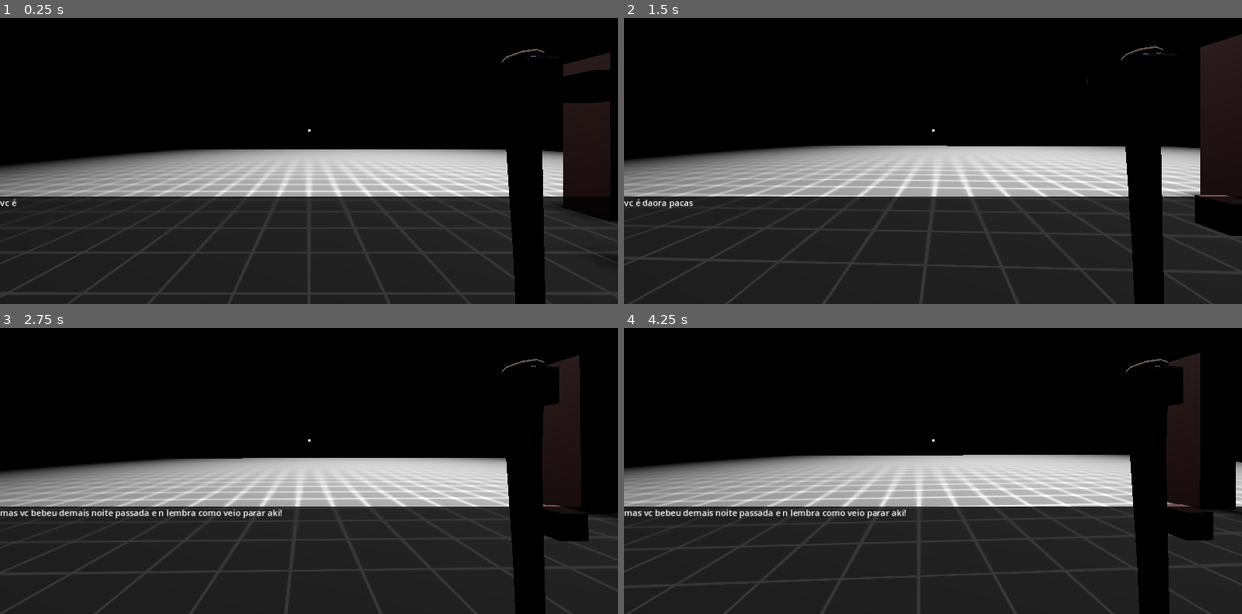
Above: before the commit, frames 1-4 (two rows, left to right).
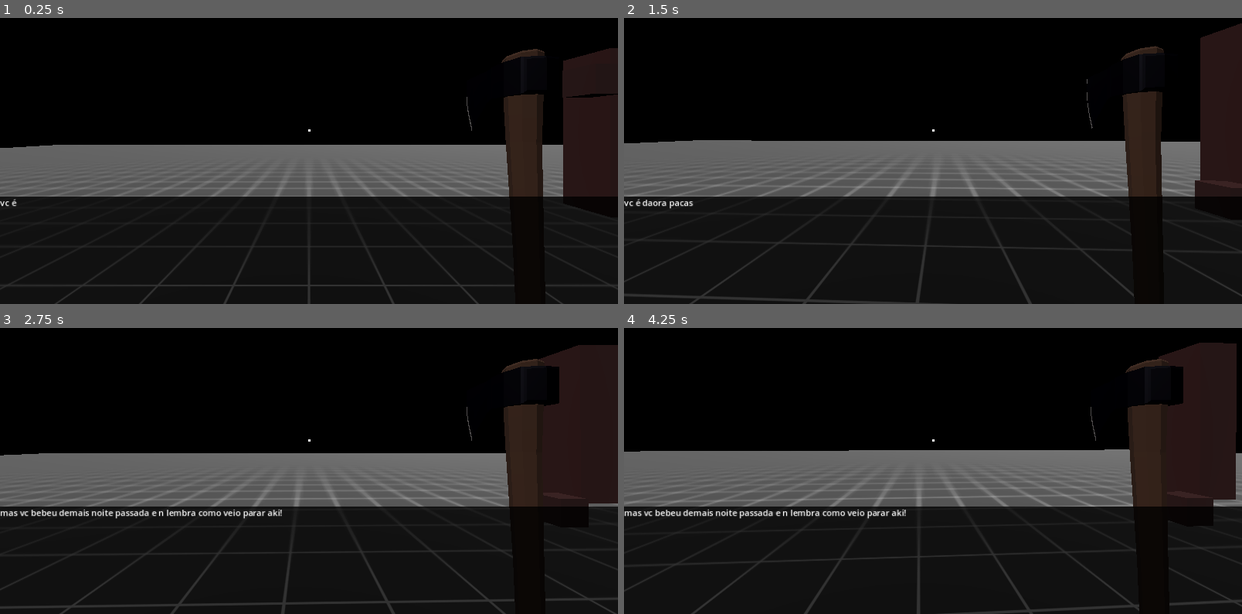
Above: after the commit, the same moments.

Repository: marcotmotta/angler
Game: Godot game, scene res://Main.tscn
Two runs of this game, one before a commit and one after it. Both use one fixed random seed, a clock stepped at 60 frames per second and the inputs below.
Inputs (mouse positions are in pixels of both pictures, inside the frame that each line leads up to):
- Up to frame 1 (0.25 s): no input
- Up to frame 2 (1.5 s): move the mouse to (963, 129) at 0.52 s; tap A (a) at 0.6 s; tap D (d) at 0.8, 1.35 s; move the mouse to (902, 132) at 1.27 s
- Up to frame 3 (2.75 s): tap E (e) at 1.55, 2.1 s; move the mouse to (321, 433) at 2.02 s; tap S (s) at 2.3 s
- Up to frame 4 (4.25 s): move the mouse to (926, 445) at 2.77 s; tap S (s) at 2.85 s; tap W (w) at 3.05, 3.6 s; move the mouse to (976, 445) at 3.52 s; tap A (a) at 3.8 s

The runs differ from the first frame. In frame 1, 23% of the frame differs, in the area x 0-100%, y 10-100%; in frame 2, 23%; in frame 3, 24%; in frame 4, 25%, in the area x 0-100%, y 5-100%.

Commit message:
better proportions

Diff:
--- a/Main.tscn
+++ b/Main.tscn
@@ -21,13 +21,16 @@
 uv1_triplanar = true
 
 [sub_resource type="BoxMesh" id="BoxMesh_f70rp"]
-lightmap_size_hint = Vector2i(504, 266)
+lightmap_size_hint = Vector2i(664, 366)
 material = SubResource("StandardMaterial3D_k6p2m")
 add_uv2 = true
-size = Vector3(50, 1, 50)
+size = Vector3(70, 1, 62)
 
-[sub_resource type="ConvexPolygonShape3D" id="ConvexPolygonShape3D_0tsad"]
-points = PackedVector3Array(-25, -0.5, -25, -25, 0.5, -25, 25, -0.5, -25, -25, -0.5, 25, -25, 0.5, 25, 25, 0.5, -25, 25, -0.5, 25, 25, 0.5, 25)
+[sub_resource type="ConvexPolygonShape3D" id="ConvexPolygonShape3D_f0huf"]
+points = PackedVector3Array(-35, -0.5, -31, -35, 0.5, -31, 35, -0.5, -31, -35, -0.5, 31, -35, 0.5, 31, 35, 0.5, -31, 35, -0.5, 31, 35, 0.5, 31)
+
+[sub_resource type="BoxMesh" id="BoxMesh_sbbik"]
+size = Vector3(2.3, 2.3, 2.3)
 
 [node name="Main" type="Node3D"]
 
@@ -36,9 +39,13 @@
 
 [node name="OmniLight3D" type="OmniLight3D" parent="."]
 transform = Transform3D(1, 0, 0, 0, 1, 0, 0, 0, 1, 5.48515, 43.2726, -11.3437)
+visible = false
 light_energy = 1000.0
 shadow_enabled = true
 omni_range = 50.0
+
+[node name="DirectionalLight3D" type="DirectionalLight3D" parent="."]
+transform = Transform3D(0.604683, 0.62516, -0.493491, 0, 0.619601, 0.784917, 0.796467, -0.474626, 0.374662, 0, 8.8106, 0)
 
 [node name="Floor" type="StaticBody3D" parent="."]
 transform = Transform3D(1, 0, 0, 0, 1, 0, 0, 0, 1, 0, -0.5, 0)
@@ -47,7 +54,11 @@
 mesh = SubResource("BoxMesh_f70rp")
 
 [node name="CollisionShape3D" type="CollisionShape3D" parent="Floor"]
-shape = SubResource("ConvexPolygonShape3D_0tsad")
+shape = SubResource("ConvexPolygonShape3D_f0huf")
+
+[node name="MeshInstance3D2" type="MeshInstance3D" parent="Floor"]
+transform = Transform3D(1, 0, 0, 0, 1, 0, 0, 0, 1, -4.29809, 1.65601, 0)
+mesh = SubResource("BoxMesh_sbbik")
 
 [node name="Player" parent="." instance=ExtResource("1_vcvoh")]
 transform = Transform3D(1, 0, 0, 0, 1, 0, 0, 0, 1, 0, 2.02364, 0)
--- a/Player/Player.tscn
+++ b/Player/Player.tscn
@@ -31,7 +31,7 @@
 "times": PackedFloat32Array(0, 0.5, 1, 1.5, 2),
 "transitions": PackedFloat32Array(1, 1, 1, 1, 1),
 "update": 0,
-"values": [Vector3(0, 0.5, 0), Vector3(0.2, 0.4, 0), Vector3(0, 0.5, 0), Vector3(-0.2, 0.4, 0), Vector3(0, 0.5, 0)]
+"values": [Vector3(0, 0, 0), Vector3(0.2, -0.1, 0), Vector3(0, 0, 0), Vector3(-0.2, -0.1, 0), Vector3(0, 0, 0)]
 }
 
 [sub_resource type="Animation" id="Animation_ko56m"]
@@ -46,7 +46,7 @@
 "times": PackedFloat32Array(0),
 "transitions": PackedFloat32Array(1),
 "update": 0,
-"values": [Vector3(0, 0.5, 0)]
+"values": [Vector3(0, 0, 0)]
 }
 
 [sub_resource type="AnimationLibrary" id="AnimationLibrary_f5tle"]
@@ -57,8 +57,10 @@
 }
 
 [sub_resource type="CapsuleMesh" id="1"]
+height = 1.7
 
-[sub_resource type="CapsuleShape3D" id="3"]
+[sub_resource type="CapsuleShape3D" id="CapsuleShape3D_5mwwn"]
+height = 1.7
 
 [sub_resource type="LabelSettings" id="LabelSettings_88oej"]
 font_size = 25
@@ -69,7 +71,7 @@
 script = ExtResource("1")
 
 [node name="Rotation_Helper" type="Node3D" parent="."]
-transform = Transform3D(1, 0, 0, 0, 1, 0, 0, 0, 1, 0, 0.304832, 0)
+transform = Transform3D(1, 0, 0, 0, 1, 0, 0, 0, 1, 0, 0.7, 0)
 
 [node name="Camera" type="Camera3D" parent="Rotation_Helper"]
 transform = Transform3D(1, 0, 0, 0, 1, 0, 0, 0, 1, 0, 0.5, 0)
@@ -81,21 +83,20 @@
 }
 
 [node name="PickUpRay" type="RayCast3D" parent="Rotation_Helper"]
-transform = Transform3D(1, 0, 0, 0, 1, 0, 0, 0, 1, 0, 0.5, 0)
 target_position = Vector3(0, 0, -2.5)
 collide_with_areas = true
 collide_with_bodies = false
 
 [node name="Marker3D" type="Marker3D" parent="Rotation_Helper"]
-transform = Transform3D(1, 0, 0, 0, 1, 0, 0, 0, 1, 0.9, 0, -1)
+transform = Transform3D(1, 0, 0, 0, 1, 0, 0, 0, 1, 0.9, -0.5, -1)
 
 [node name="Axe" parent="Rotation_Helper/Marker3D" instance=ExtResource("2_38miw")]
 
 [node name="MeshInstance" type="MeshInstance3D" parent="."]
 mesh = SubResource("1")
 
-[node name="CollisionShape" type="CollisionShape3D" parent="."]
-shape = SubResource("3")
+[node name="CollisionShape3D" type="CollisionShape3D" parent="."]
+shape = SubResource("CapsuleShape3D_5mwwn")
 
 [node name="Damage" type="Timer" parent="."]
 autostart = true
Not shown: 1 places in Main.tscn that only renumber resources
